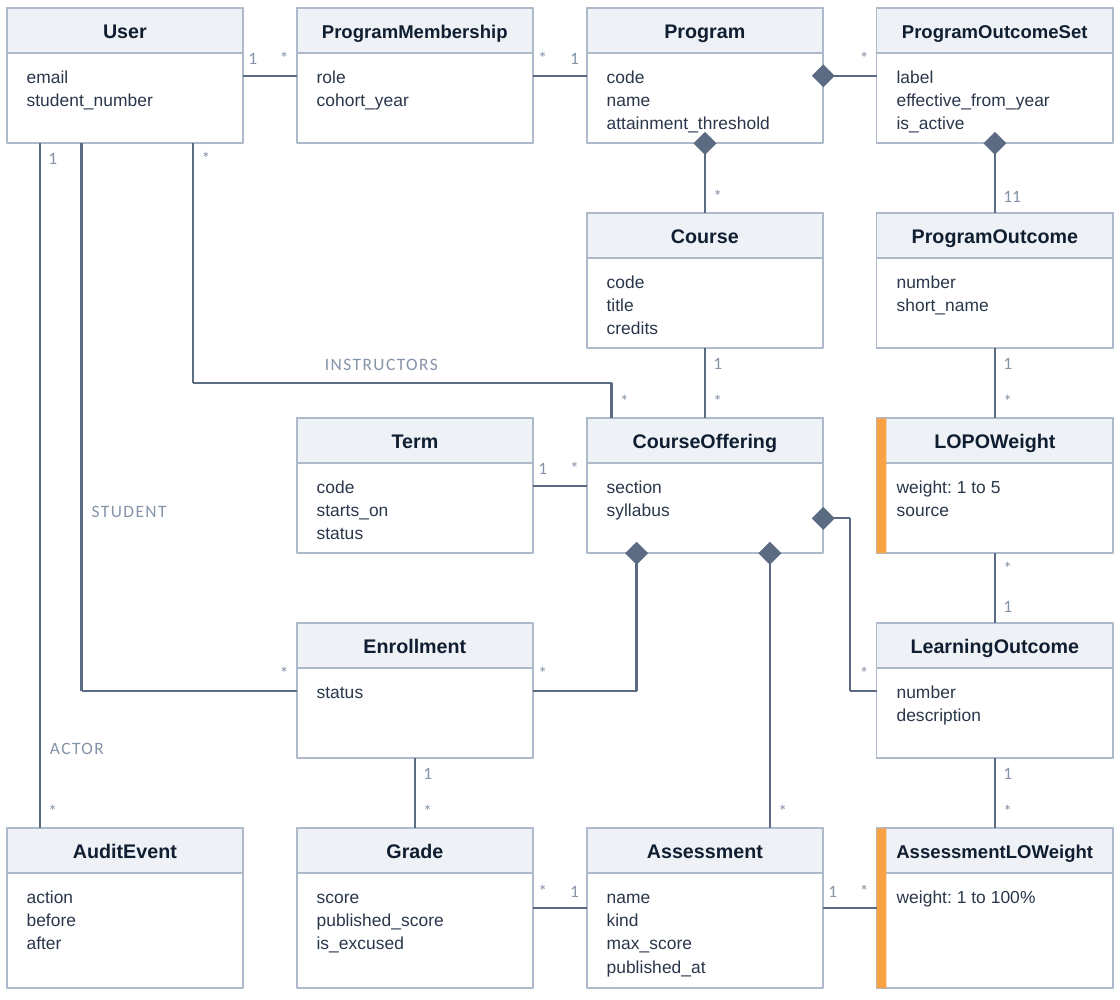
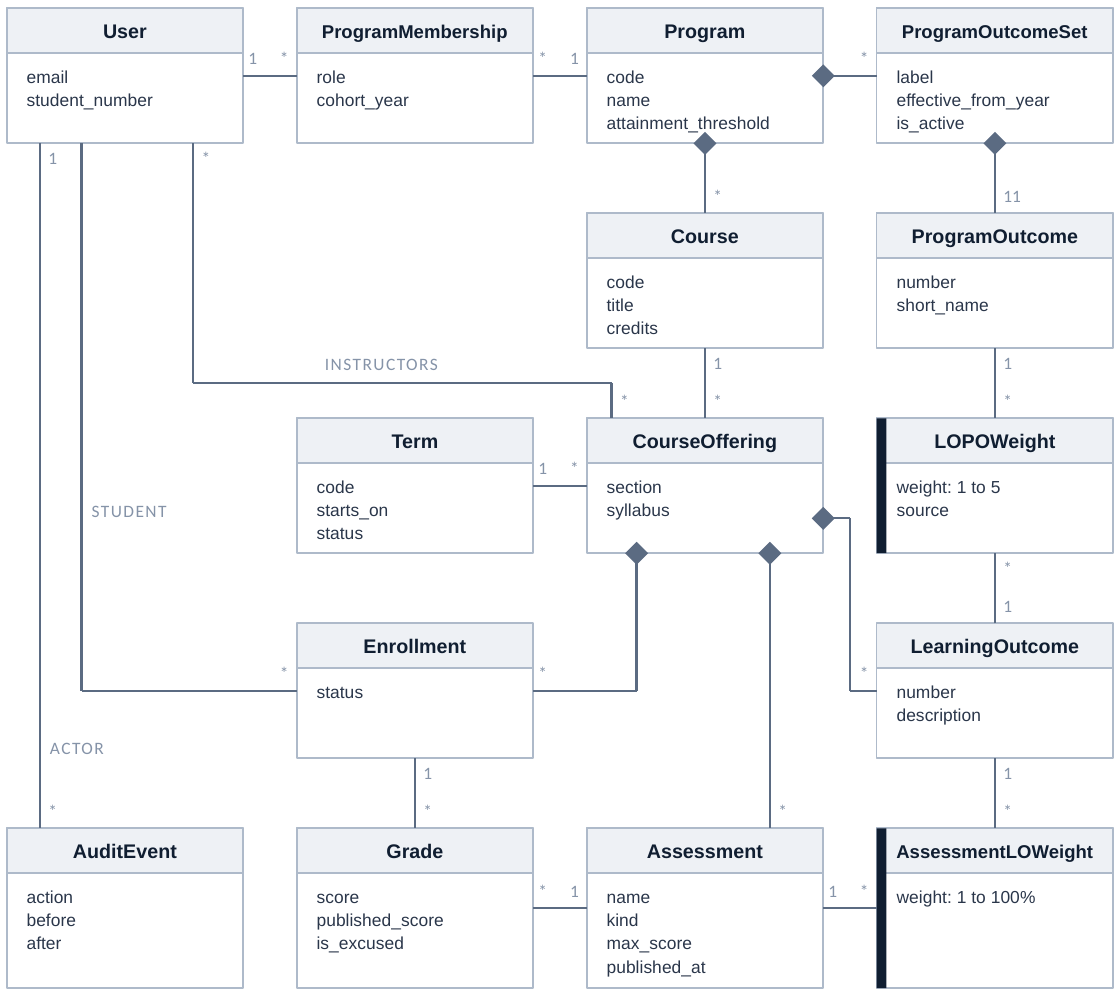
Before and after one commit to OnurHaniffa/polaris, a slide deck: slide 1 of docs/diagrams/source/classes.pptx. Drawn at 1120x1000 pixels with LibreOffice and Linux fonts; fonts in the diff are those of the drawing. Boxes give left, top, right and bottom in pixels: in the first picture for what was removed or moved away, otherwise in the second. Text is boxed around its words. In the diff, an @@ line names an element or a change of style, - is before the commit and + after.

```diff
--- a/docs/diagrams/source/classes.pptx
+++ b/docs/diagrams/source/classes.pptx
@@ rectangle at (877,418,887,553): fill #F9A243 to #101E31 @@
@@ rectangle at (877,828,887,988): fill #F9A243 to #101E31 @@
```
Also in this commit, not shown: 12 other files.
